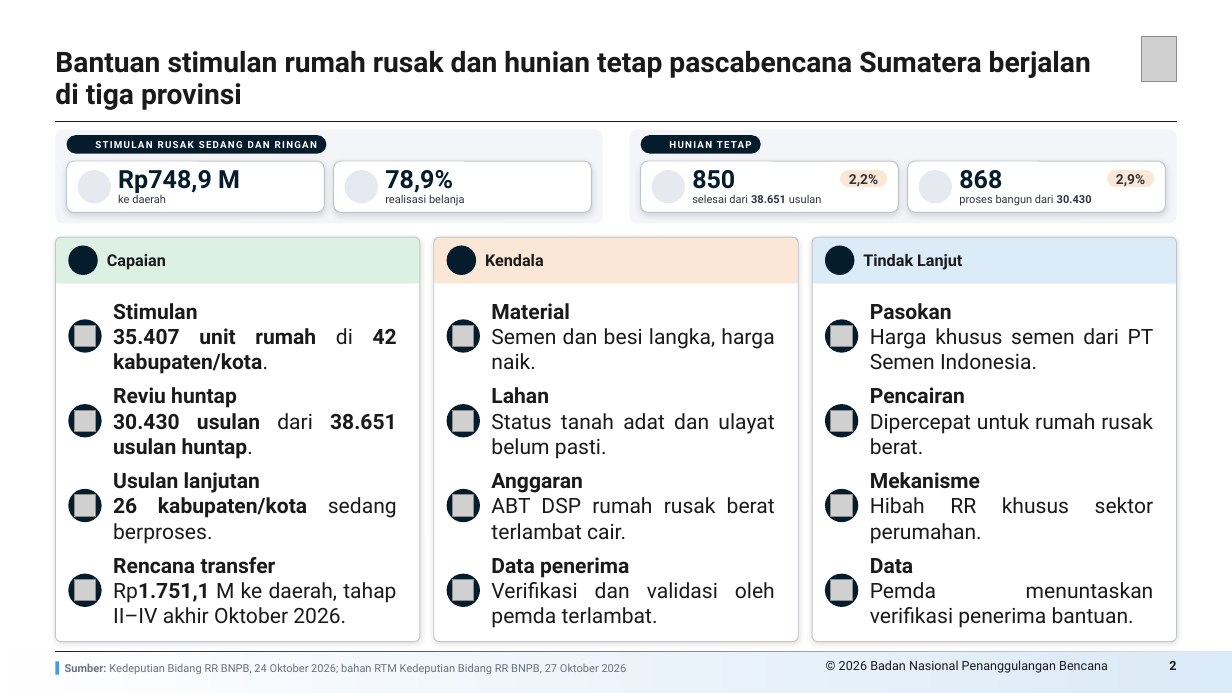
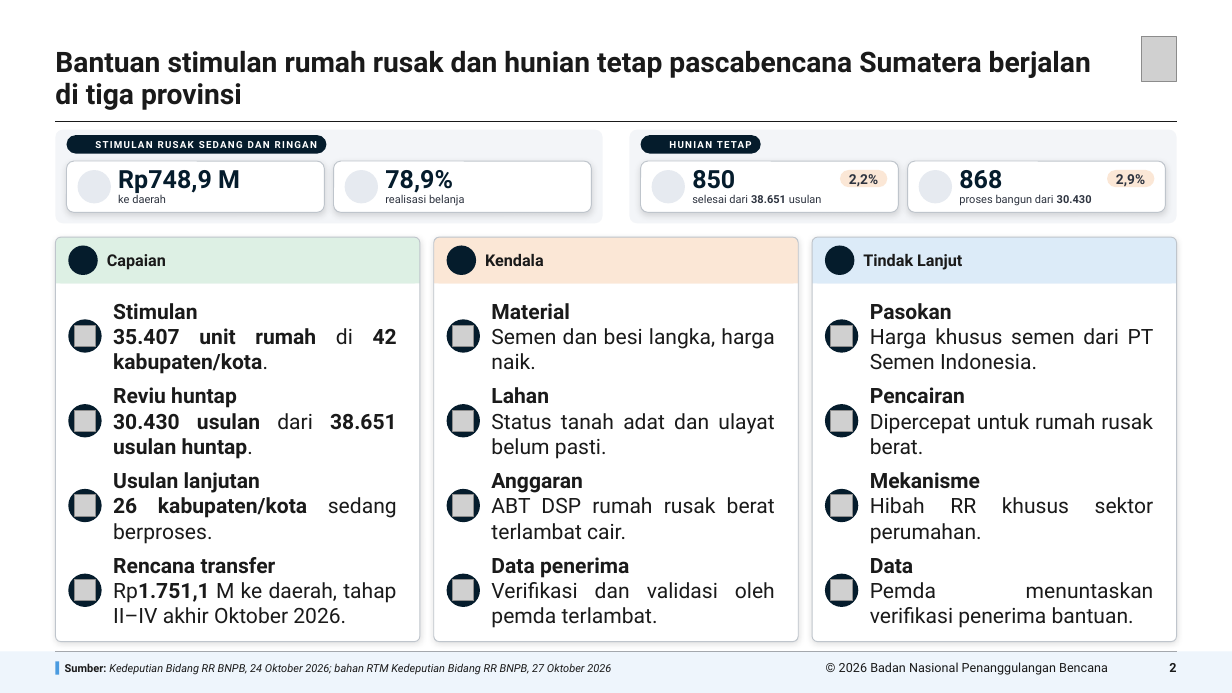
Before and after one commit to terasurbannetwork/poskokarhutla, a slide deck: slide 2 of docs/deck-bnpb/Progres Perumahan RR Sumatera 271026/Progres Perumahan RR Sumatera 271026.pptx. Drawn at 1232x693 pixels with LibreOffice and Linux fonts; fonts in the diff are those of the drawing; grey boxes stand for pictures; background and template pictures are left out. Boxes give left, top, right and bottom in pixels: in the first picture for what was removed or moved away, otherwise in the second. Text is boxed around its words. In the diff, an @@ line names an element or a change of style, - is before the commit and + after.

```diff
--- a/docs/deck-bnpb/Progres Perumahan RR Sumatera 271026/Progres Perumahan RR Sumatera 271026.pptx
+++ b/docs/deck-bnpb/Progres Perumahan RR Sumatera 271026/Progres Perumahan RR Sumatera 271026.pptx
@@ rectangle at (x1=0, y1=652, x2=1232, y2=693): fill gradient #DCEBF8 to #EEF5FC @@
@@ text "Sumber: Kedeputian Bidang RR BNPB, ..." at (x1=65, y1=663, x2=611, y2=675): text colour #6B7280 to #1A1A1A, italic on @@
@@ text "© 2026 Badan Nasional Penanggulangan ..." at (x1=839, y1=662, x2=1108, y2=675): vertical alignment top to middle @@
@@ text "2" at (x1=1169, y1=663, x2=1176, y2=672): vertical alignment top to middle @@
```
Also in this commit, not shown: 19 other slides changed, 3 other files.
